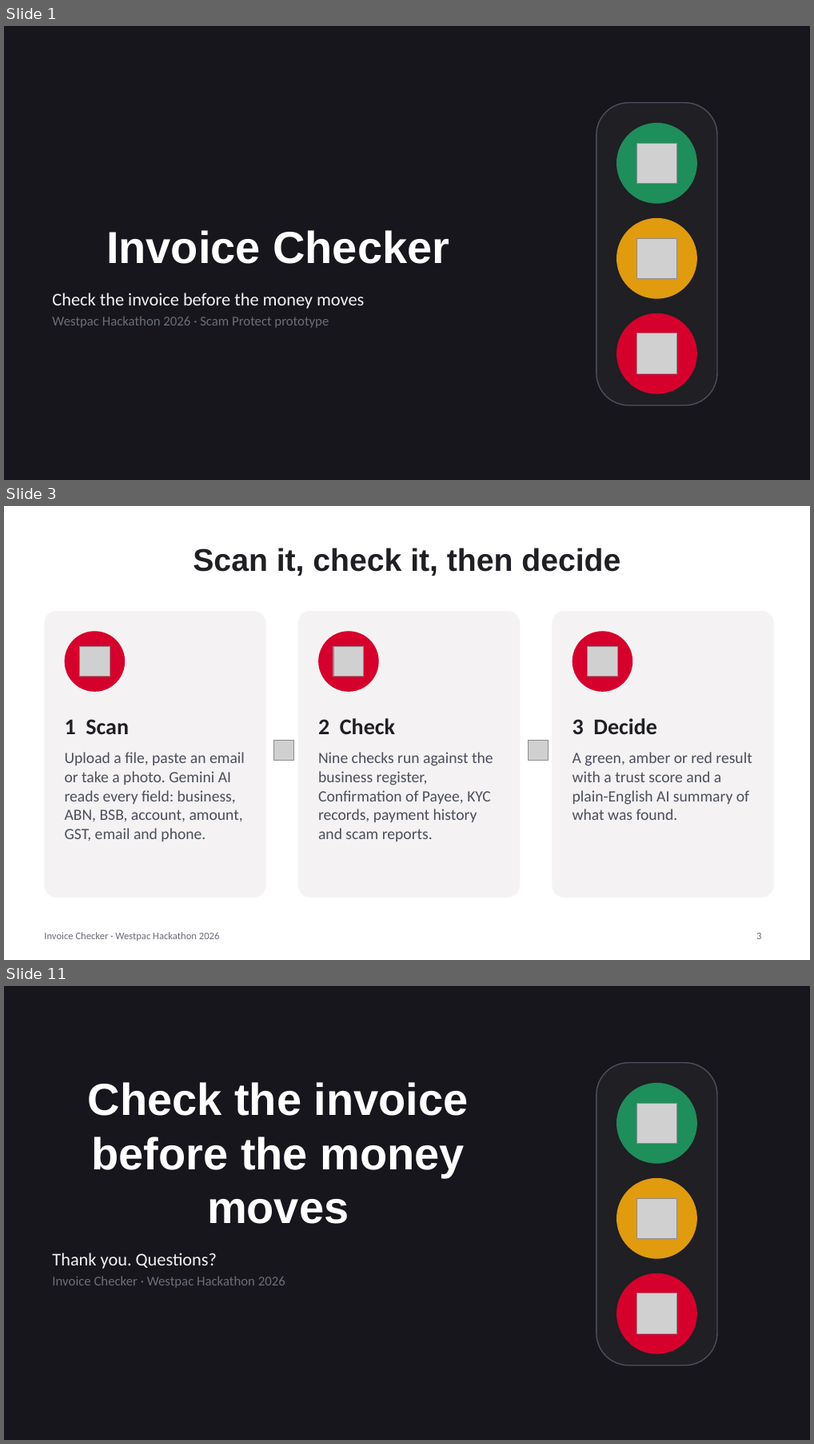
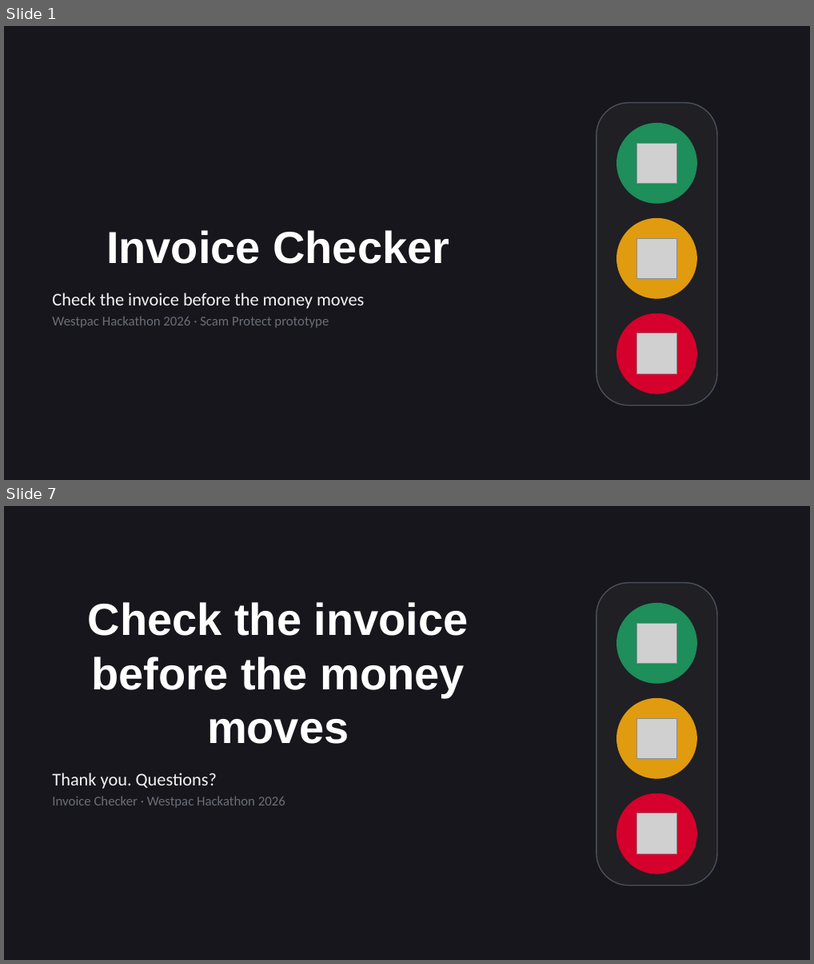
Before and after one commit to Lachlan-Barnett/Westpac-Hackathon-Invoice-Scanner-Project-2026, a slide deck: Invoice-Checker-Presentation.pptx. Shown one above the other, each under a label of ours: slides 1, 3 and 11 before the commit, slides 1 and 7 after it; the slides between them are not shown. The pictures are 814x1444 and 814x964 pixels, drawn with LibreOffice and Linux fonts; fonts in the diff are those of the drawing; grey boxes stand for pictures. Boxes give left, top, right and bottom in pixels: in the first picture for what was removed or moved away, otherwise in the second. Text is boxed around its words. In the diff, an @@ line names an element or a change of style, - is before the commit and + after.

```diff
--- a/Invoice-Checker-Presentation.pptx
+++ b/Invoice-Checker-Presentation.pptx
@@ slide 3 removed at (x1=4, y1=506, x2=810, y2=960), background #FFFFFF @@
@@ title removed at (x1=193, y1=548, x2=621, y2=576) @@
-Scan it, check it, then decide
@@ rounded rectangle removed at (x1=44, y1=611, x2=266, y2=897) @@
@@ rounded rectangle removed at (x1=298, y1=611, x2=520, y2=897) @@
@@ rounded rectangle removed at (x1=552, y1=611, x2=774, y2=897) @@
@@ ellipse removed at (x1=65, y1=631, x2=125, y2=692) @@
@@ picture removed at (x1=80, y1=646, x2=110, y2=677) @@
@@ ellipse removed at (x1=318, y1=631, x2=379, y2=692) @@
@@ picture removed at (x1=334, y1=646, x2=365, y2=677) @@
@@ ellipse removed at (x1=573, y1=631, x2=633, y2=692) @@
@@ picture removed at (x1=588, y1=646, x2=618, y2=677) @@
@@ text removed at (x1=65, y1=719, x2=129, y2=734) @@
-1 Scan
@@ text removed at (x1=318, y1=718, x2=395, y2=734) @@
-2 Check
@@ text removed at (x1=573, y1=718, x2=658, y2=734) @@
-3 Decide
@@ picture removed at (x1=274, y1=740, x2=294, y2=760) @@
@@ picture removed at (x1=528, y1=740, x2=548, y2=760) @@
@@ text removed at (x1=65, y1=752, x2=245, y2=841) @@
-Upload a file, paste an email or take a photo. Gemini AI reads every field: business, ABN, BSB, account, amount, GST, email and phone.
@@ text removed at (x1=318, y1=752, x2=494, y2=841) @@
-Nine checks run against the business register, Confirmation of Payee, KYC records, payment history and scam reports.
@@ text removed at (x1=573, y1=752, x2=752, y2=820) @@
-A green, amber or red result with a trust score and a plain-English AI summary of what was found.
@@ text removed at (x1=44, y1=932, x2=220, y2=940) @@
-Invoice Checker · Westpac Hackathon 2026
@@ page number removed at (x1=757, y1=932, x2=762, y2=939) @@
-3
@@ what was slide 11 is now slide 7 @@
```
Also in this commit, not shown: 4 slides changed, 1 slide added, 4 other slides removed.
